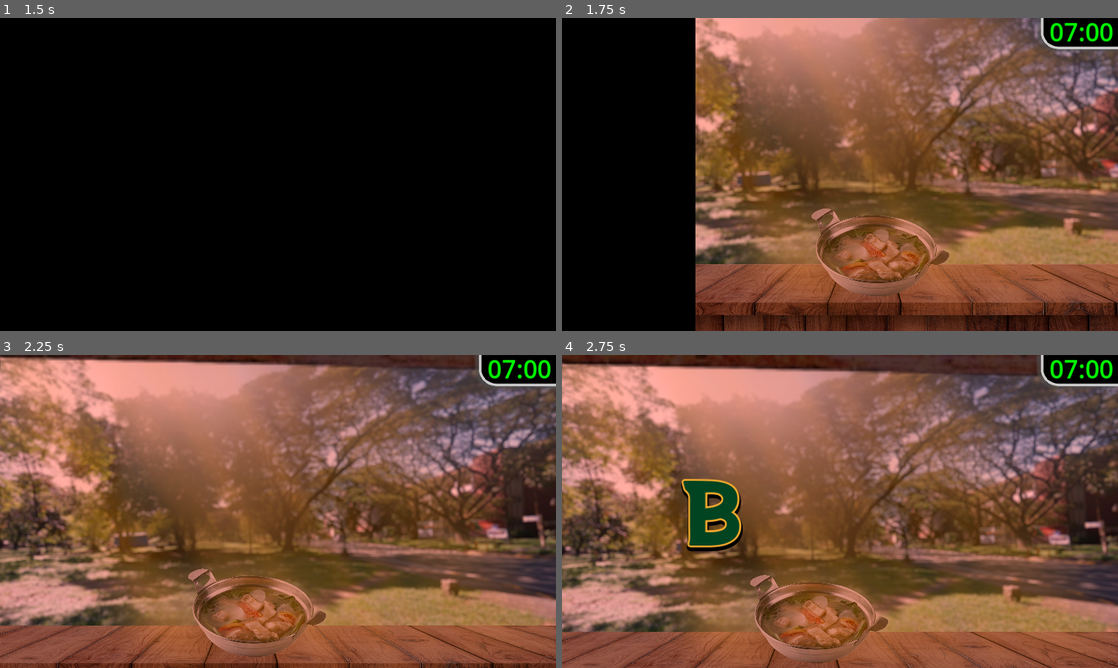
Above: before the commit, frames 1-4 (two rows, left to right).
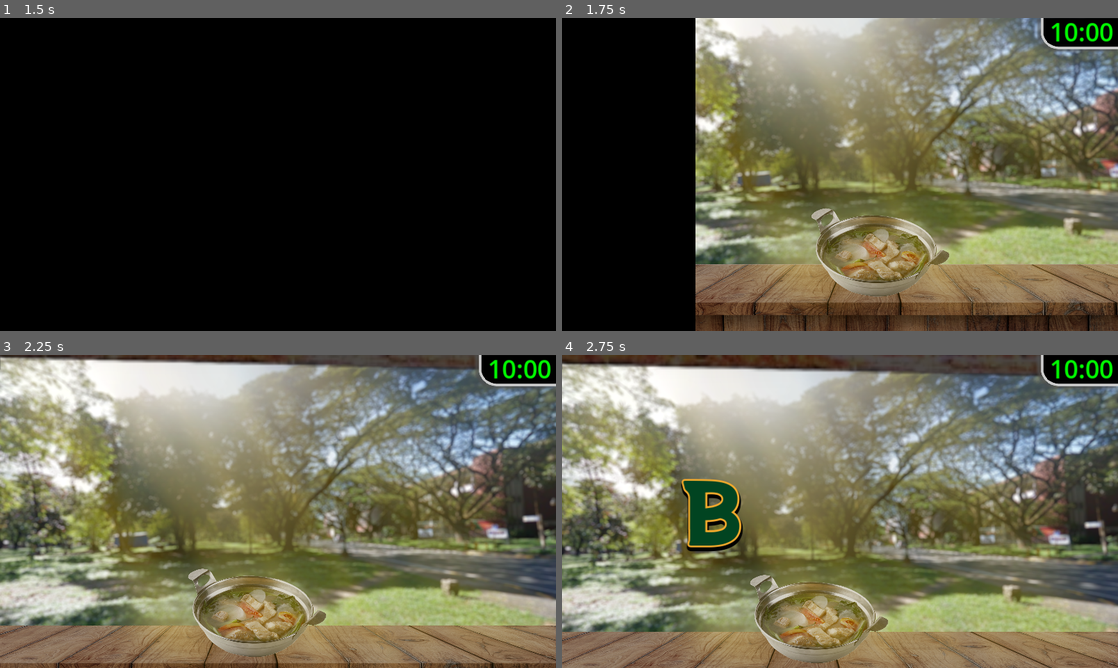
Above: after the commit, the same moments.

Repository: FlamingHerb/develup-chapter-1-quest
Game: Godot game, scene res://scenes/main_menu.tscn
The game is run twice, just before and just after one commit, with the same random seed, the same clock (stepped at 60 frames per second) and the same inputs. The engine's default icon, where the game draws it, is replaced by a stand-in: a white triangle on a blue panel in a dark square. Sound files missing from this copy of the repository are replaced by a short silence.
Inputs (mouse positions are in pixels of both pictures, inside the frame that each line leads up to):
- Up to frame 1 (1.5 s): click "Ambatucook" at 0.5 s; click "sige, iwanan mo ko..." at 1.25 s
- Up to frame 2 (1.75 s): no input
- Up to frame 3 (2.25 s): move the mouse to (400, 495) at 2.02 s; click (400, 495) at 2.17 s
- Up to frame 4 (2.75 s): no input

Frame 1 is identical in both runs. In frame 2, 67% of the frame differs, in the area x 24-100%, y 0-100%; in frame 3, 91%, in the area x 0-100%, y 0-100%; in frame 4, 88%.

Commit message:
feat: end screen now possible

Diff:
--- /dev/null
+++ b/scenes/end_screen.tscn
@@ -0,0 +1,12 @@
+[gd_scene load_steps=2 format=3 uid="uid://cwarn5ihj8w3b"]
+
+[ext_resource type="Script" path="res://scripts/end_screen.gd" id="1_05if7"]
+
+[node name="EndScreen" type="Control"]
+layout_mode = 3
+anchors_preset = 15
+anchor_right = 1.0
+anchor_bottom = 1.0
+grow_horizontal = 2
+grow_vertical = 2
+script = ExtResource("1_05if7")
--- a/scenes/game_main.tscn
+++ b/scenes/game_main.tscn
@@ -429,6 +429,18 @@
 "update": 0,
 "values": [Color(1, 1, 1, 1)]
 }
+tracks/8/type = "value"
+tracks/8/imported = false
+tracks/8/enabled = true
+tracks/8/path = NodePath("UIStuff/DayEnd:visible_ratio")
+tracks/8/interp = 1
+tracks/8/loop_wrap = true
+tracks/8/keys = {
+"times": PackedFloat32Array(0),
+"transitions": PackedFloat32Array(1),
+"update": 0,
+"values": [0.0]
+}
 
 [sub_resource type="Animation" id="Animation_2xmc5"]
 resource_name = "begin_animation"
@@ -548,10 +560,10 @@
 tracks/5/interp = 1
 tracks/5/loop_wrap = true
 tracks/5/keys = {
-"times": PackedFloat32Array(0, 1),
-"transitions": PackedFloat32Array(1, 1),
-"update": 0,
-"values": [Color(1, 1, 1, 0), Color(1, 1, 1, 1)]
+"times": PackedFloat32Array(0, 1, 2),
+"transitions": PackedFloat32Array(1, 1, 1),
+"update": 0,
+"values": [Color(1, 1, 1, 0), Color(1, 1, 1, 1), Color(0, 0, 0, 0)]
 }
 
 [sub_resource type="Animation" id="Animation_lvhp7"]
@@ -569,10 +581,27 @@
 "values": [Vector2(610, 0), Vector2(610, -64)]
 }
 
+[sub_resource type="Animation" id="Animation_68g6x"]
+resource_name = "day_end"
+length = 7.0
+tracks/0/type = "value"
+tracks/0/imported = false
+tracks/0/enabled = true
+tracks/0/path = NodePath("UIStuff/DayEnd:visible_ratio")
+tracks/0/interp = 1
+tracks/0/loop_wrap = true
+tracks/0/keys = {
+"times": PackedFloat32Array(0, 1, 6, 7),
+"transitions": PackedFloat32Array(1, 0.277392, 0.277392, 1),
+"update": 0,
+"values": [0.0, 1.0, 1.0, 0.0]
+}
+
 [sub_resource type="AnimationLibrary" id="AnimationLibrary_cyq48"]
 _data = {
 "RESET": SubResource("Animation_v4jiy"),
 "begin_animation": SubResource("Animation_2xmc5"),
+"day_end": SubResource("Animation_68g6x"),
 "hide_combo": SubResource("Animation_esw2s"),
 "lunch_time": SubResource("Animation_murkd"),
 "lunch_time_end": SubResource("Animation_lvhp7"),
@@ -581,8 +610,8 @@
 
 [node name="GameMain" type="Node2D"]
 script = ExtResource("1_3ull0")
-game_time = 7.0
-game_speed = 10
+game_time = 10.0
+game_speed = 14
 time_passes_allowed = false
 
 [node name="Background" type="Sprite2D" parent="."]
@@ -778,6 +807,35 @@
 visible_characters = 0
 visible_ratio = 0.0
 
+[node name="DayEnd" type="RichTextLabel" parent="UIStuff"]
+anchors_preset = 8
+anchor_left = 0.5
+anchor_top = 0.5
+anchor_right = 0.5
+anchor_bottom = 0.5
+offset_left = -598.0
+offset_top = -93.5
+offset_right = 598.0
+offset_bottom = 93.5
+grow_horizontal = 2
+grow_vertical = 2
+mouse_filter = 2
+theme_override_colors/default_color = Color(0.00392157, 0.266667, 0.129412, 1)
+theme_override_colors/font_outline_color = Color(0.952941, 0.666667, 0.172549, 1)
+theme_override_colors/font_shadow_color = Color(0, 0, 0, 1)
+theme_override_constants/outline_size = 16
+theme_override_constants/shadow_offset_y = 6
+theme_override_constants/shadow_outline_size = 24
+theme_override_fonts/normal_font = ExtResource("13_0thuj")
+theme_override_font_sizes/normal_font_size = 192
+theme_override_styles/normal = SubResource("StyleBoxEmpty_0my7p")
+bbcode_enabled = true
+text = "[wave amp=100.0 freq=5.0 connected=1] UWIAN NA!
+[/wave]"
+scroll_active = false
+visible_characters = 0
+visible_ratio = 0.0
+
 [node name="LunchTime" type="Label" parent="UIStuff"]
 visible = false
 anchors_preset = 8
@@ -812,9 +870,19 @@
 vertical_alignment = 1
 
 [node name="Timer" type="Timer" parent="."]
+process_callback = 0
 
 [node name="StartOfGameTimer" type="Timer" parent="."]
 wait_time = 5.0
+one_shot = true
+
+[node name="RushTimeCounter" type="Timer" parent="."]
+wait_time = 7.0
+one_shot = true
+
+[node name="RushTimeDuration" type="Timer" parent="."]
+process_callback = 0
+wait_time = 58.0
 one_shot = true
 
 [node name="AnimationPlayer" type="AnimationPlayer" parent="."]
@@ -826,3 +894,5 @@
 [connection signal="body_entered" from="IngredientDeathZone" to="." method="_on_ingredient_death_zone_body_entered"]
 [connection signal="timeout" from="Timer" to="." method="_on_timer_timeout"]
 [connection signal="timeout" from="StartOfGameTimer" to="." method="_on_start_of_game_timer_timeout"]
+[connection signal="timeout" from="RushTimeCounter" to="." method="_on_rush_time_counter_timeout"]
+[connection signal="timeout" from="RushTimeDuration" to="." method="_on_rush_time_duration_timeout"]
--- a/scenes/game_main/item_base.tscn
+++ b/scenes/game_main/item_base.tscn
@@ -439,6 +439,7 @@
 
 [node name="ItemBase" type="RigidBody2D"]
 rotation = -6.28319
+collision_mask = 0
 script = ExtResource("1_u5cyj")
 
 [node name="ItemSprite" type="Sprite2D" parent="."]
--- a/scripts/audio_manager.gd
+++ b/scripts/audio_manager.gd
@@ -36,11 +36,20 @@
 	background_music.volume_db = volume
 	background_music.play()
 
-## Stops BGM, as expected.
-func bgm_stop(fade: float = 0):
+func bgm_pause(value: bool):
+	background_music.stream_paused = value
+
+func bgm_fade(fade: float = 0):
 	var tween = get_tree().create_tween()
 	tween.tween_property(background_music, "volume_db", -80, fade)
 	await tween.finished
+
+## Stops BGM, as expected.
+func bgm_stop(fade: float = 0):
+	if fade > 0:
+		var tween = get_tree().create_tween()
+		tween.tween_property(background_music, "volume_db", -80, fade)
+		await tween.finished
 
 	background_music.stop()
 	background_music.volume_db = 0
--- /dev/null
+++ b/scripts/end_screen.gd
@@ -0,0 +1,13 @@
+extends Control
+
+
+# Called when the node enters the scene tree for the first time.
+func _ready() -> void:
+	TransitionLayer.remove_transition()
+
+	await TransitionLayer.transition_finished
+
+
+# Called every frame. 'delta' is the elapsed time since the previous frame.
+func _process(delta: float) -> void:
+	pass
--- a/scripts/game_main.gd
+++ b/scripts/game_main.gd
@@ -20,6 +20,8 @@
 
 @onready var spawn_timer = $Timer
 @onready var start_of_game_timer = $StartOfGameTimer
+@onready var rush_time_timer = $RushTimeCounter
+@onready var rush_time_duration_timer = $RushTimeDuration
 
 @export_range(6, 24) var game_time: float = 6
 @export_range(1, 200) var game_speed: int = 20
@@ -35,7 +37,8 @@
 var fallen_items: int = 0
 var punched_ingredients: int = 0
 var punched_bad_items: int = 0
-var rush_time: bool = true
+var rush_time: bool = false
+var end_day: bool = false
 
 const up_maroon_color = 	Color8(123, 17, 19, 255)
 const up_green_color = 		Color8(1, 68, 33, 255)
@@ -101,12 +104,26 @@
 	if time_passes_allowed:
 		if game_time > 24.0:
 			game_time = 0
-		if game_time < 16.0:
+		if game_time < 17.0:
 			game_time += delta * game_to_irl_min * game_speed
+
+		if game_time >= 16.5 and end_day == false:
+			end_day = true
+			_end_the_day()
+
 
 		# God Ray manipulation
 		if game_time < 11.0:
 			god_ray.material.set("shader_parameter/color", god_ray_color.lerp(god_ray_color_final, (game_time-7.00)/4.00))
+
+		# Rush Hour Check
+		if game_time > 11.0 and rush_time == false:
+			print("Rush Time Imminent")
+			AudioManager.bgm_fade(7)
+			rush_time = true
+			spawn_timer.stop()
+
+			rush_time_timer.start()
 
 		_change_time_label(game_time)
 		screen_tint.change_color(game_time)
@@ -162,7 +179,14 @@
 
 func _on_timer_timeout() -> void:
 	_new_item_spawn()
-	spawn_timer.wait_time = randf_range(0.75, 1.25)
+
+	# If not rush time
+	if rush_time_duration_timer.is_stopped():
+		spawn_timer.wait_time = randf_range(0.75, 1.25)
+
+	# Guns blazing
+	else:
+		spawn_timer.wait_time = randf_range(0.5, 0.75)
 
 func _on_start_of_game_timer_timeout() -> void:
 	# Game can now start, time resumes.
@@ -172,11 +196,27 @@
 	await get_tree().create_timer(2).timeout
 
 	# Play BGM woooh.
+
 	AudioManager.bgm_play("res://audio/csd2_diner_murder_mystery.ogg")
 
 	spawn_timer.start()
 
-
+## Rush time begins
+func _on_rush_time_counter_timeout() -> void:
+	AudioManager.bgm_play("res://audio/csd2_hot_butter_biscuits_lunch_time.ogg")
+	animation_player.play("lunch_time")
+	await animation_player.animation_finished
+	rush_time_duration_timer.start()
+	spawn_timer.start()
+
+func _on_rush_time_duration_timeout() -> void:
+	AudioManager.bgm_stop()
+	AudioManager.sfx_play("res://audio/csd2_rush_time_fanfare.ogg")
+	animation_player.play("lunch_time_end")
+
+	await get_tree().create_timer(5.5).timeout
+
+	AudioManager.bgm_play("res://audio/csd2_cheese_block.ogg")
 
 #===============================================================================
 # Custom functions
@@ -209,11 +249,26 @@
 
 func _item_got_punched(item_type: ItemType):
 	print("Item punched is... ", item_type)
+
+	# Stop everything for this moment.
+	PhysicsServer2D.set_active(false)
+	time_passes_allowed = false
+	modulate = Color(1.4, 1.4, 1.4)
+	AudioManager.bgm_pause(true)
+
+
 	match item_type:
 		ItemType.ITEM:
 			_change_combo_count(ComboEvent.PUNCHED_INGREDIENT)
 		ItemType.ENEMY:
 			_change_combo_count(ComboEvent.PUNCHED_BAD_ITEM)
+
+	await get_tree().create_timer(0.4).timeout
+
+	PhysicsServer2D.set_active(true)
+	time_passes_allowed = true
+	modulate = Color(1, 1, 1)
+	AudioManager.bgm_pause(false)
 
 
 func _change_time_label(current_time: float):
@@ -297,3 +352,21 @@
 func _set_longest_combo() -> void:
 	if current_combo_count > longest_combo_count:
 		longest_combo_count = current_combo_count
+
+func _end_the_day() -> void:
+	AudioManager.bgm_fade(7)
+
+	await get_tree().create_timer(3).timeout
+	spawn_timer.stop()
+	await get_tree().create_timer(4).timeout
+
+	animation_player.play("day_end")
+	AudioManager.sfx_play("res://audio/day_has_ended.ogg")
+
+	await animation_player.animation_finished
+
+	TransitionLayer.execute_transition()
+
+
+	await TransitionLayer.transition_finished
+	get_tree().change_scene_to_packed(preload("res://scenes/end_screen.tscn"))
--- a/scripts/game_main/item_base.gd
+++ b/scripts/game_main/item_base.gd
@@ -92,6 +92,9 @@
 func _on_area_2d_input_event(_viewport: Node, event: InputEvent, _shape_idx: int) -> void:
 	# Ingredient is indeed cut.
 	if event is InputEventMouseButton and event.pressed:
+
+		# Remove mask, no more scanning.
+
 
 		# If Left-clicked, levitate to pot.
 		if event.button_index == MOUSE_BUTTON_LEFT:
@@ -188,6 +191,8 @@
 	linear_velocity = Vector2(0,0)
 	gravity_scale = 0
 
+	await get_tree().create_timer(0.4).timeout
+
 	anim_player.play("item_explodes")
 	await anim_player.animation_finished
 
Not shown, added: audio/csd2_cheese_block.ogg.import
Not shown, added: audio/csd2_hot_butter_biscuits_lunch_time.ogg.import
Not shown, added: audio/csd2_rush_time_fanfare.ogg.import
Not shown, added: audio/day_has_ended.ogg.import
Not shown: 1 places in scenes/game_main.tscn that only renumber resources
Not shown, added: audio/csd2_cheese_block.ogg
Not shown, added: audio/csd2_hot_butter_biscuits_lunch_time.ogg
Not shown, added: audio/csd2_rush_time_fanfare.ogg
Not shown, added: audio/day_has_ended.ogg
